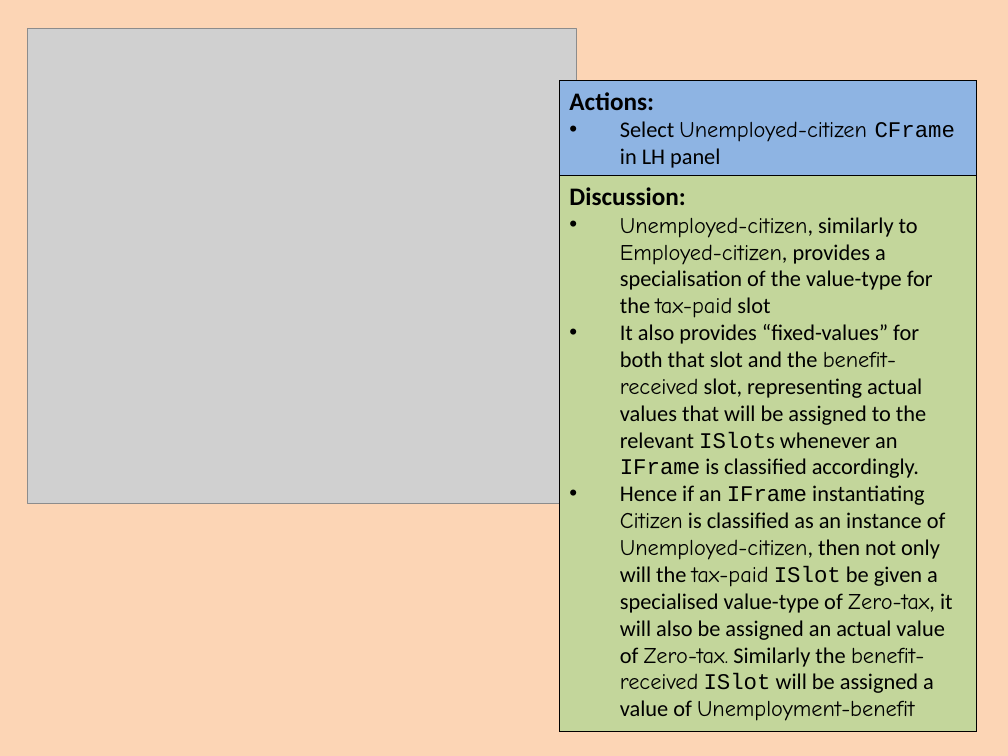
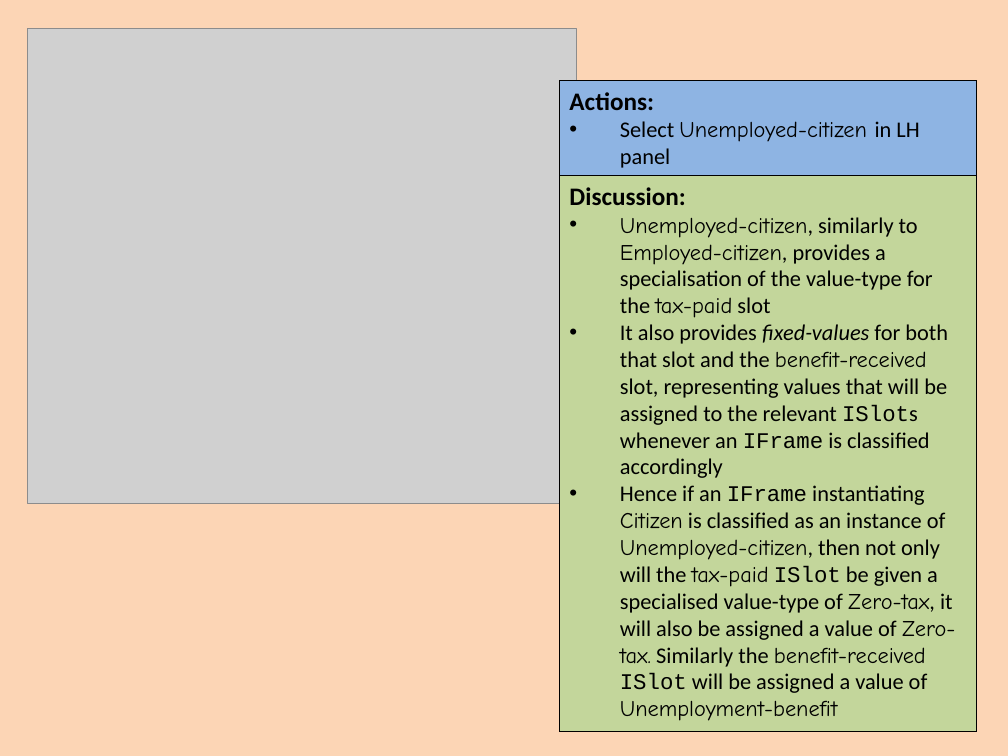
Before and after one commit to colin-puleston/mekon-hobo, a slide deck: slide 22 of docs/MEKON-HOBO Introductory Tutorial.pptx (slide 21 before the commit). Drawn at 1008x756 pixels with LibreOffice and Linux fonts; fonts in the diff are those of the drawing; grey boxes stand for pictures. Boxes give left, top, right and bottom in pixels: in the first picture for what was removed or moved away, otherwise in the second. Text is boxed around its words. In the diff, an @@ line names an element or a change of style, - is before the commit and + after.

```diff
--- a/docs/MEKON-HOBO Introductory Tutorial.pptx
+++ b/docs/MEKON-HOBO Introductory Tutorial.pptx
@@ text in rectangle at (620,121,919,168): text changed @@
-• Select Unemployed-citizen CFrame in LH panel
+• Select Unemployed-citizen in LH panel
@@ text in rectangle at (620,324,955,721): text changed @@
-• It also provides “fixed-values” for both that slot and the benefit-received slot, representing actual values that will be assigned to the relevant ISlots whenever an IFrame is classified accordingly.
-• Hence if an IFrame instantiating Citizen is classified as an instance of Unemployed-citizen, then not only will the tax-paid ISlot be given a specialised value-type of Zero-tax, it will also be assigned an actual value of Zero-tax. Similarly the benefit-received ISlot will be assigned a value of Unemployment-benefit
+• It also provides fixed-values for both that slot and the benefit-received slot, representing values that will be assigned to the relevant ISlots whenever an IFrame is classified accordingly
+• Hence if an IFrame instantiating Citizen is classified as an instance of Unemployed-citizen, then not only will the tax-paid ISlot be given a specialised value-type of Zero-tax, it will also be assigned a value of Zero-tax. Similarly the benefit-received ISlot will be assigned a value of Unemployment-benefit
```
Also in this commit, not shown: 40 other slides changed, 5 slides added, 4 slides removed.
